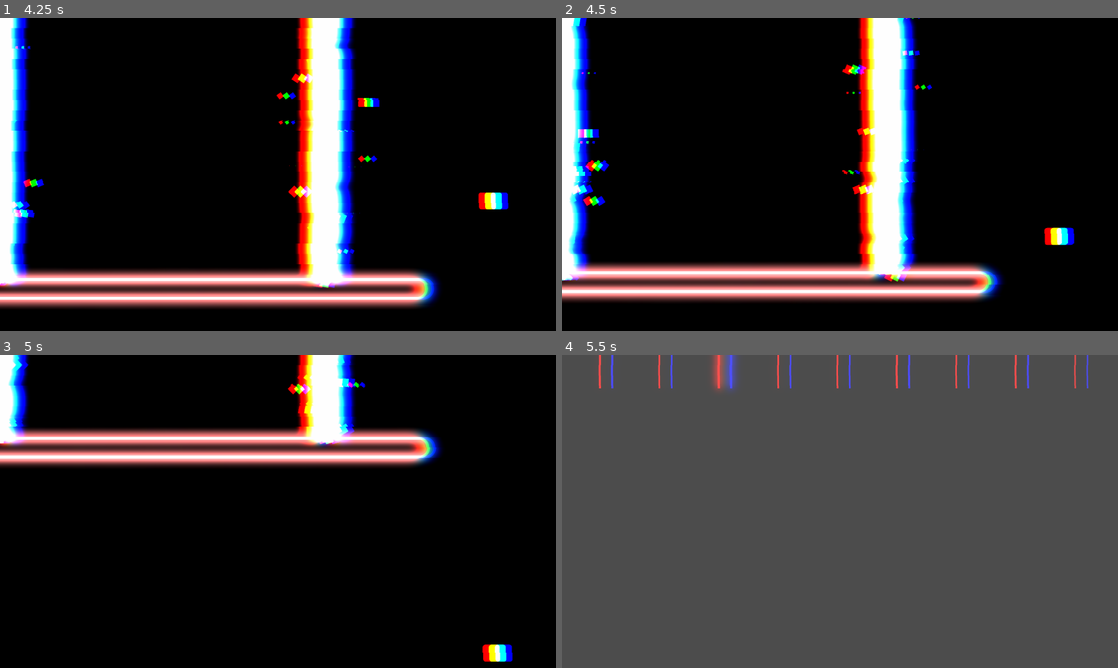
Above: before the commit, frames 1-4 (two rows, left to right).
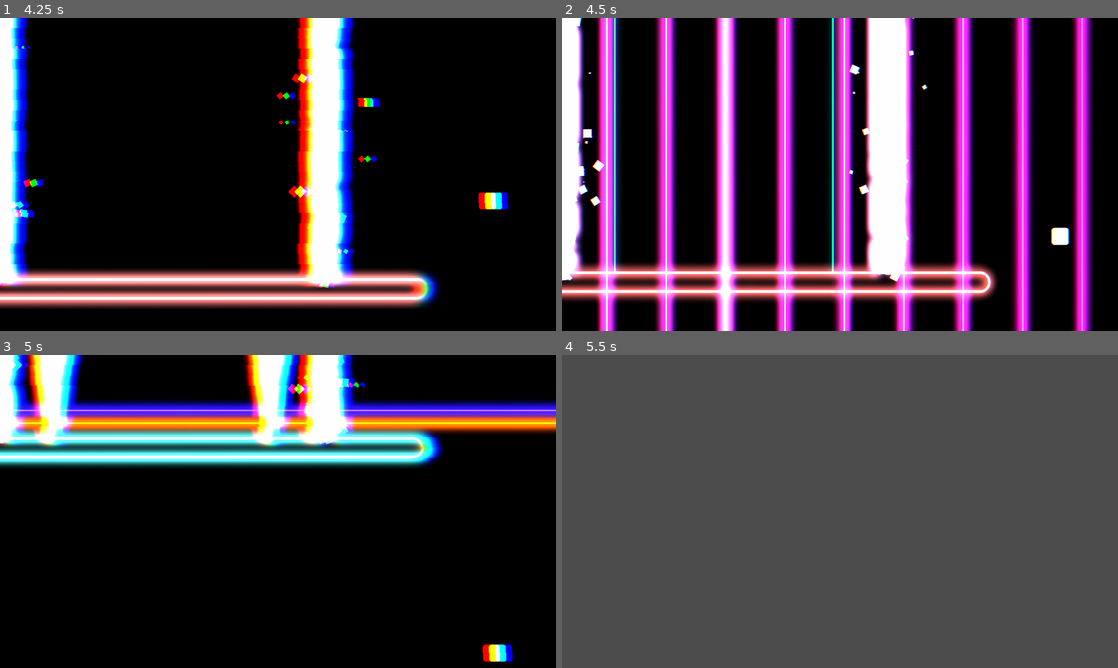
Above: after the commit, the same moments.

Repository: FireEntity1/beat-jumper
Game: Godot game, scene res://scenes/main_game.tscn
Same seed, same stepped clock (60 frames per second), same inputs: the game is played once before the commit and once after it. Sound files missing from this copy of the repository are replaced by a short silence.
Inputs (mouse positions are in pixels of both pictures, inside the frame that each line leads up to):
- Up to frame 1 (4.25 s): tap Enter at 0.5 s; move the mouse to (400, 158) at 0.52 s; hold D (right) 0.53-1.25 s; tap Ctrl (dash) at 0.6, 3.6 s; click (400, 158) at 0.67 s; tap Space (jump) at 0.77, 3.77 s; drag from (166, 190) to (250, 237) at 1.27 s; move the mouse to (333, 105) at 2.02 s; hold Left (left) 2.03-2.75 s; tap S (slam) at 2.1 s; drag from (250, 237) to (77, 268) at 2.77 s; move the mouse to (444, 221) at 3.52 s; hold D (right) from 3.53 s (still down)
- Up to frame 2 (4.5 s): release D (right) at 4.25 s; drag from (673, 127) to (756, 96) at 4.27 s
- Up to frame 3 (5 s): no input
- Up to frame 4 (5.5 s): move the mouse to (867, 511) at 5.02 s; hold D (right) from 5.03 s (still down); tap S (slam) at 5.1 s; click (867, 511) at 5.17 s

Frame 1 is identical in both runs. In frame 2, 43% of the frame differs, in the area x 0-96%, y 0-100%; in frame 3, 20%; in frame 4, 1.2%.

Commit message:
feat: bpm changes

Diff:
--- a/scripts/editor.gd
+++ b/scripts/editor.gd
@@ -45,26 +45,26 @@
 		last_beat[name] = 0.0
 		name = name.replace("_"," ")
 		track.change_name(name)
-		track.custom_minimum_size.x = ($song.stream.get_length()*cur_bpm/60) * EVENT_WIDTH
+		track.custom_minimum_size.x = time_to_beat($song.stream.get_length()) * EVENT_WIDTH
 		track.size_flags_horizontal = Control.SIZE_EXPAND
 		$scroll/tracks.add_child(track)
 	spawn_events()
-	$hor_scroll.max_value = ($song.stream.get_length()*cur_bpm/60) * EVENT_WIDTH
+	$hor_scroll.max_value = time_to_beat($song.stream.get_length()) * EVENT_WIDTH
 	$hor_scroll.value_changed.connect(func(val):
 		$scroll.scroll_horizontal = int(val)
 	)
 	$scroll/tracks.add_child(lines_layer)
 	lines_layer.z_index = 100
 	lines_layer = $scroll/tracks/lines_layer
-	add_lines(1.0,($song.stream.get_length() * cur_bpm) / 60.0, lines_layer)
+	add_lines(1.0,(time_to_beat($song.stream.get_length())), lines_layer)
 
 func _process(delta: float) -> void:
 	if Input.is_action_just_pressed("save"):
 		save()
 
 	if $song.playing:
-		cursor = $song.get_playback_position()
-		$hor_scroll.value = cursor*(60/map.bpm)*EVENT_WIDTH
+		cursor = time_to_beat($song.get_playback_position())
+		$hor_scroll.value = cursor * EVENT_WIDTH
 
 	if not loaded.map:
 		$pickmusic.disabled = true
@@ -218,7 +218,7 @@
 		for child in lines_layer.get_children():
 			child.queue_free()
 		editor_scale = eval_exp(new_text)
-		add_lines(editor_scale,($song.stream.get_length() * cur_bpm) / 60.0,lines_layer)
+		add_lines(editor_scale, time_to_beat($song.stream.get_length()), lines_layer)
 		spawn_events()
 
 func _on_tracks_gui_input(event: InputEvent, type: String)-> void:
@@ -374,3 +374,50 @@
 				event.pos = Vector2(event.pos[0],event.pos[1])
 			elif not to_vector and event.pos is Vector2:
 				event.pos = [event.pos.x,event.pos.y]
+
+func get_bpm_changes():
+	var events = []
+	for event in map.data:
+		if event.type == "bpm_change":
+			events.append(event)
+	events.sort_custom(func(a,b): return a.beat < b.beat)
+
+	if events.is_empty() or events[0].beat > 0:
+		events.push_front({
+			"type": "bpm_change",
+			"beat": 0.0,
+			"new_bpm": map.bpm
+		})
+	return events
+
+func beat_to_time(target: float):
+	var bpm_changes = get_bpm_changes()
+	var time = 0.0
+	for i in range(bpm_changes.size()):
+		var cur = bpm_changes[i]
+		var next_beat = (
+			bpm_changes[i+1].beat
+			if i+1 < bpm_changes.size()
+			else target
+		)
+		if target <= cur.beat:
+			break
+		var segment_beats = min(target, next_beat) - cur.beat
+		time += segment_beats * (60.0/ cur.new_bpm)
+	return time
+
+func time_to_beat(time: float):
+	var bpm_changes = get_bpm_changes()
+	var elapsed = 0.0
+	for i in range(bpm_changes.size()):
+		var cur = bpm_changes[i]
+		var next_beat = (
+			bpm_changes[i+1].beat
+			if i+1 < bpm_changes.size()
+			else INF
+		)
+		var segment_time = (next_beat - cur.beat) * (60.0/cur.new_bpm)
+		if elapsed + segment_time >= time:
+			return cur.beat + (time - elapsed) * (cur.new_bpm/60.0)
+		elapsed += segment_time
+	return bpm_changes[-1].beat
--- a/scripts/editor_event.gd
+++ b/scripts/editor_event.gd
@@ -73,14 +73,19 @@
 			_:
 				editable = LineEdit.new()
 				editable.text = str(event_data[key])
-				editable.connect("text_changed",_on_editable_changed)
+				editable.connect("text_changed",_on_editable_changed.bind(key))
 		if key != "rot":
 			$edit/container.add_child(label)
 			$edit/container.add_child(editable)
 		if key == "length":
 			custom_minimum_size.x = 300 * event_data.length
-func _on_editable_changed(text: String):
-	print(text)
+
+func _on_editable_changed(text: String,key: String):
+	var old = event_data
+	match key:
+		"new_bpm":
+			event_data[key] = float(text)
+	parent.modify(old,event_data)
 
 func _on_speedpicker_changed(text):
 	var old = event_data
--- a/scripts/event_handler.gd
+++ b/scripts/event_handler.gd
@@ -64,6 +64,11 @@
 		"type": "visualizer",
 		"beat": 4+4,
 		"status": true
+	},
+	{
+		"type": "bpm_change",
+		"beat": 8,
+		"new_bpm": 500
 	},
 	{
 		"type": "platform_colour",
@@ -254,6 +259,10 @@
 				global.glitch_strength = event.strength
 				event_index += 1
 				continue
+			elif event.type == "bpm_change":
+				bpm = event.new_bpm
+				event_index += 1
+				continue
 			elif event.type in event_types:
 				temp = event_types[event.type].instantiate()
 				temp.fire_beat = event.beat
--- a/scripts/global.gd
+++ b/scripts/global.gd
@@ -39,7 +39,9 @@
 	"visualizer": 0.0,
 	"vhs": 0.0,
 	"chromabb": 0.0,
-	"glitch": 0.0
+	"glitch": 0.0,
+
+	"bpm_change": 0.0
 }
 
 var prefire_beat = {
@@ -56,7 +58,9 @@
 	"visualizer": 0,
 	"vhs": 0,
 	"chromabb": 0,
-	"glitch": 0
+	"glitch": 0,
+
+	"bpm_change": 0,
 }
 
 const multicolor = ["laser_circle","laser_spread","laser_sweep"]
@@ -156,6 +160,11 @@
 		"length": 4,
 		"strength": 0.5
 	},
+	"bpm_change": {
+		"type": "bpm_change",
+		"beat": 0,
+		"new_bpm": 120.0
+	}
 }
 
 const default_map = {
